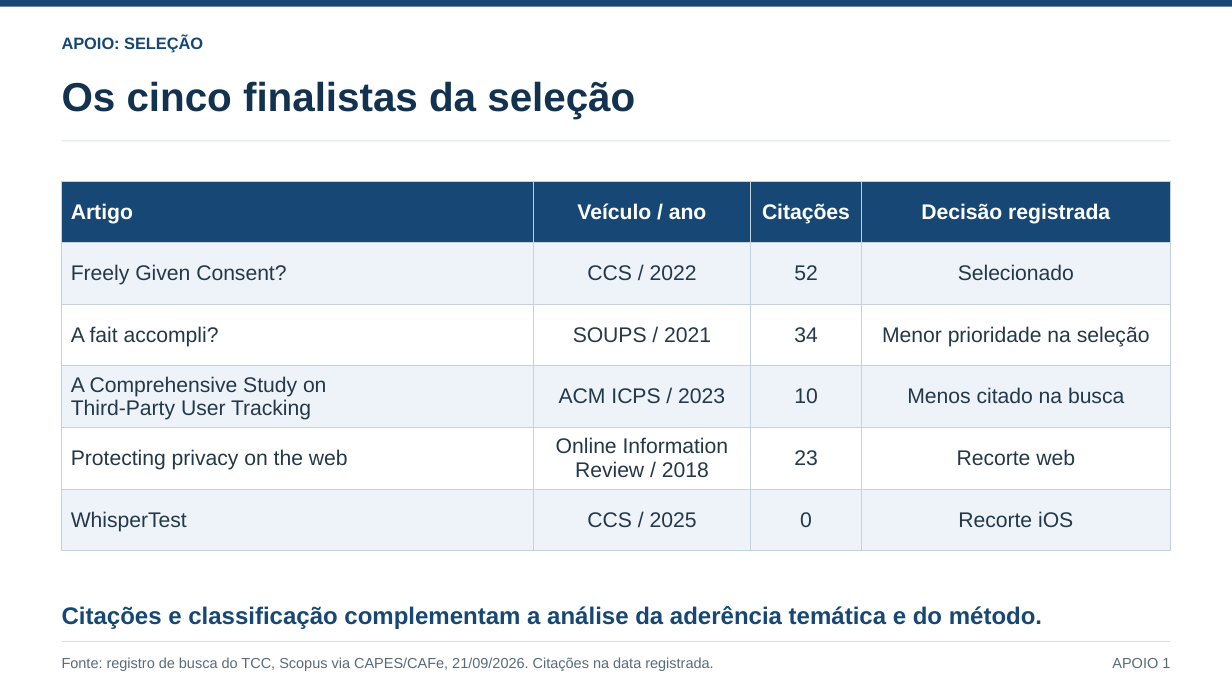
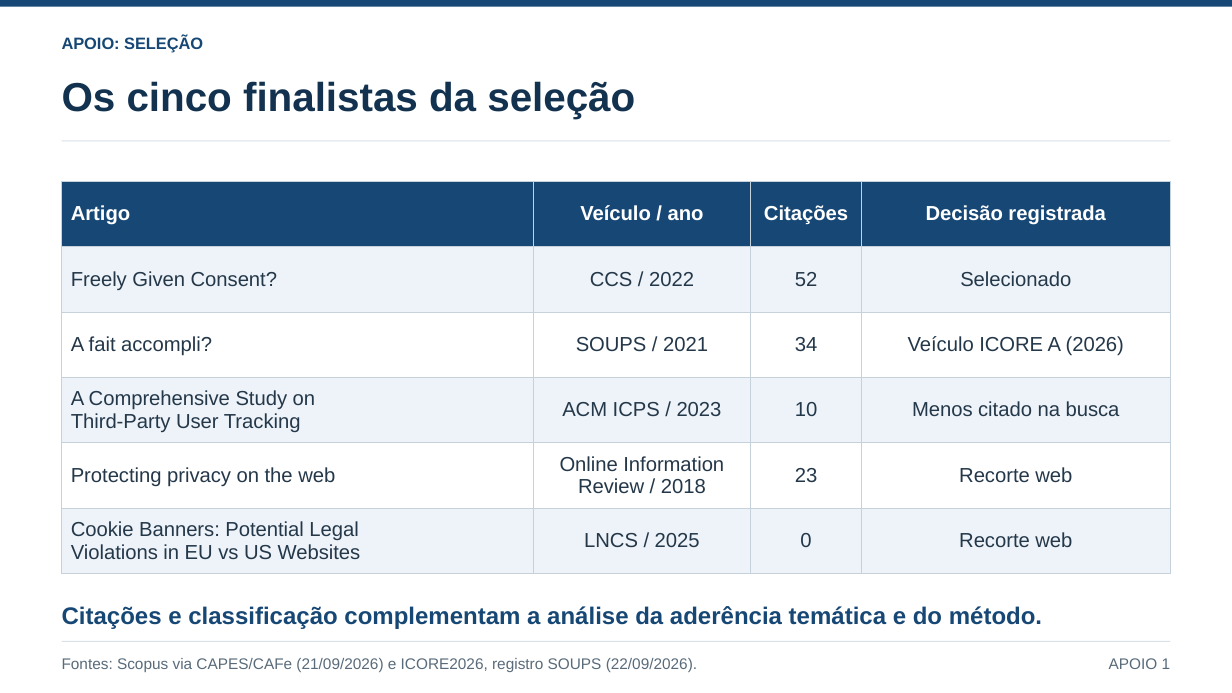
Before and after one commit to ClaudioAMF1/TCC, a slide deck: slide 24 of seminario/apresentacao/seminario-analise-de-artigo.pptx. Drawn at 1232x693 pixels with LibreOffice and Linux fonts; fonts in the diff are those of the drawing. Boxes give left, top, right and bottom in pixels: in the first picture for what was removed or moved away, otherwise in the second. Text is boxed around its words. In the diff, an @@ line names an element or a change of style, - is before the commit and + after.

```diff
--- a/seminario/apresentacao/seminario-analise-de-artigo.pptx
+++ b/seminario/apresentacao/seminario-analise-de-artigo.pptx
@@ table at [62, 181, 1170, 574] @@
-row 3, column 4: Menor prioridade na seleção
+row 3, column 4: Veículo ICORE A (2026)
-row 6: WhisperTest | CCS / 2025 | 0 | Recorte iOS
+row 6: Cookie Banners: Potential Legal / Violations in EU vs US Websites | LNCS / 2025 | 0 | Recorte web
@@ size 16.5 to 15.8 pt in "Artigo", "Veículo / ano", "Citações", "Decisão registrada" and 18 more places @@
@@ text at [62, 658, 697, 672]: text changed; size 11.2 to 12 pt @@
-Fonte: registro de busca do TCC, Scopus via CAPES/CAFe, 21/09/2026. Citações na data registrada.
+Fontes: Scopus via CAPES/CAFe (21/09/2026) e ICORE2026, registro SOUPS (22/09/2026).
@@ text "APOIO 1" at [1109, 658, 1171, 669]: size 11.2 to 12 pt @@
```
Also in this commit, not shown: 24 other slides changed, 13 other files.
